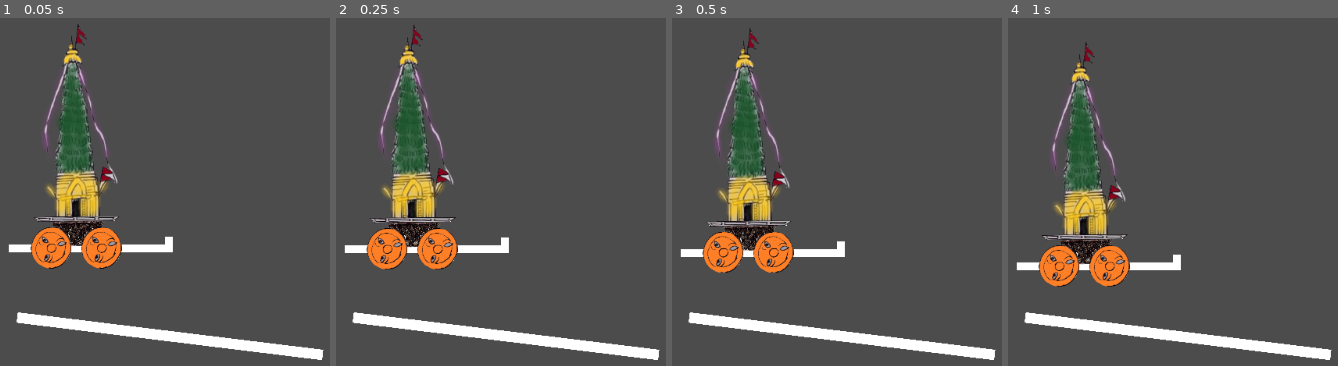
Above: before the commit, frames 1-4 (left to right).
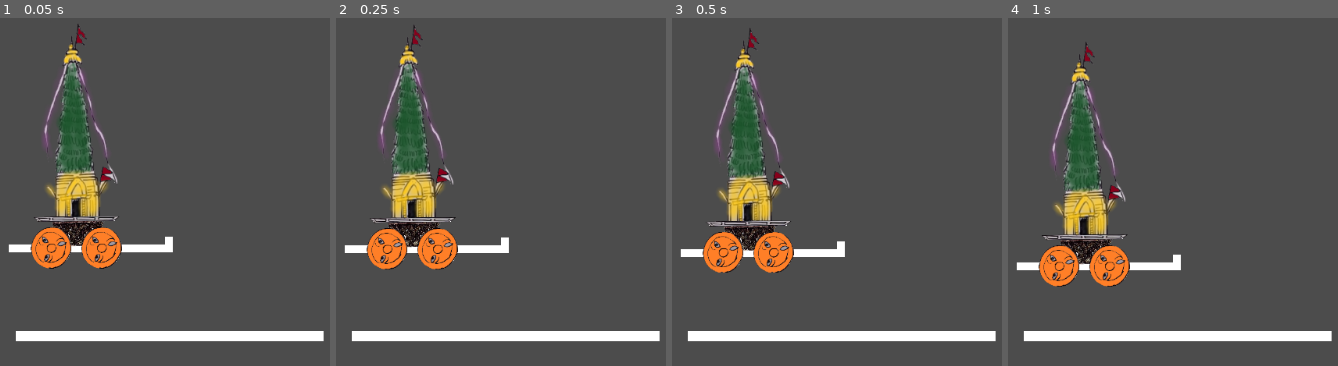
Above: after the commit, the same moments.

Repository: Aryanlivi/Raath-Game
Game: Godot game, scene res://main.tscn
Two runs of this game, one before a commit and one after it. Both use one fixed random seed, a clock stepped at 60 frames per second and the inputs below. This scene is started directly instead of the project's main scene.
Inputs:
- Up to frame 1 (0.05 s): no input
- Up to frame 2 (0.25 s): no input
- Up to frame 3 (0.5 s): no input
- Up to frame 4 (1 s): no input

The runs differ from the first frame. In frame 1, 4.3% of the frame differs, in the area x 4-99%, y 84-99%; in frame 2, 4.3%; in frame 3, 4.3%; in frame 4, 4.3%.

Commit message:
imported assets

Diff:
--- a/main.tscn
+++ b/main.tscn
@@ -9,7 +9,6 @@
 position = Vector2( 9.89951, -161.22 )
 
 [node name="Ground" parent="." instance=ExtResource( 1 )]
-rotation = 0.122173
 
 [node name="Camera2D" type="Camera2D" parent="."]
 position = Vector2( 509.962, -297.404 )
Not shown, added: assets/middle.png.import
Not shown, added: assets/upperbody.png.import
Not shown, added: assets/wheel.png.import
